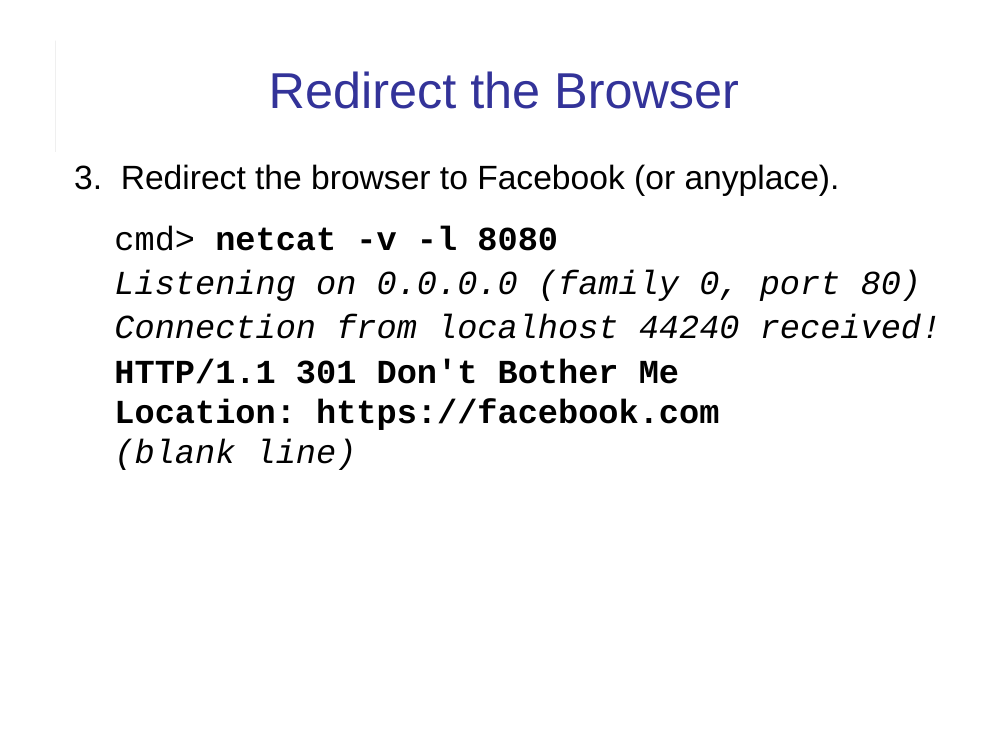
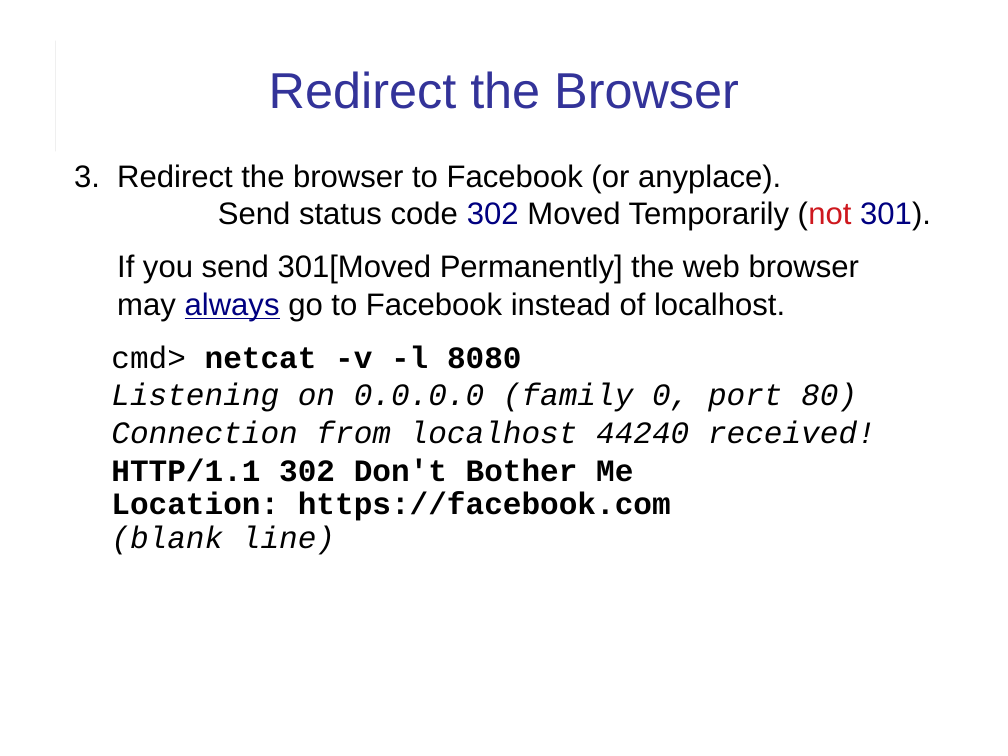
Before and after one commit to cpske/ISP, a slide deck: slide 14 of web/HTTP-in-Action.ppt. Drawn at 1008x756 pixels with LibreOffice and Linux fonts; fonts in the diff are those of the drawing. Boxes give left, top, right and bottom in pixels: in the first picture for what was removed or moved away, otherwise in the second. Text is boxed around its words. In the diff, an @@ line names an element or a change of style, - is before the commit and + after.

Commit message:
fix link in assignment, update slides on HTTP (Tired of explicitly wording assignments!)

```diff
--- a/web/HTTP-in-Action.ppt
+++ b/web/HTTP-in-Action.ppt
@@ text at [74, 164, 931, 321]: text changed; size 24 to 22.2 pt @@
-3. Redirect the browser to Facebook (or anyplace).
+3. Redirect the browser to Facebook (or anyplace).
+Send status code 302 Moved Temporarily (not 301).
+If you send 301[Moved Permanently] the web browser
+may always go to Facebook instead of localhost.
@@ text at [111, 345, 876, 555]: size 24 to 22.2 pt in "cmd> netcat -v -l 8080", "Listening on 0.0.0.0 (family 0, port 80)", "Connection from localhost 44240 received!", "Location: https://facebook.com" and 1 more places; line spacing 1 to 0.9 @@
@@ text at [111, 458, 633, 482]: text changed; size 24 to 22.2 pt @@
-HTTP/1.1 301 Don't Bother Me
+HTTP/1.1 302 Don't Bother Me
```
Also in this commit, not shown: 7 other slides changed, 10 other files.
